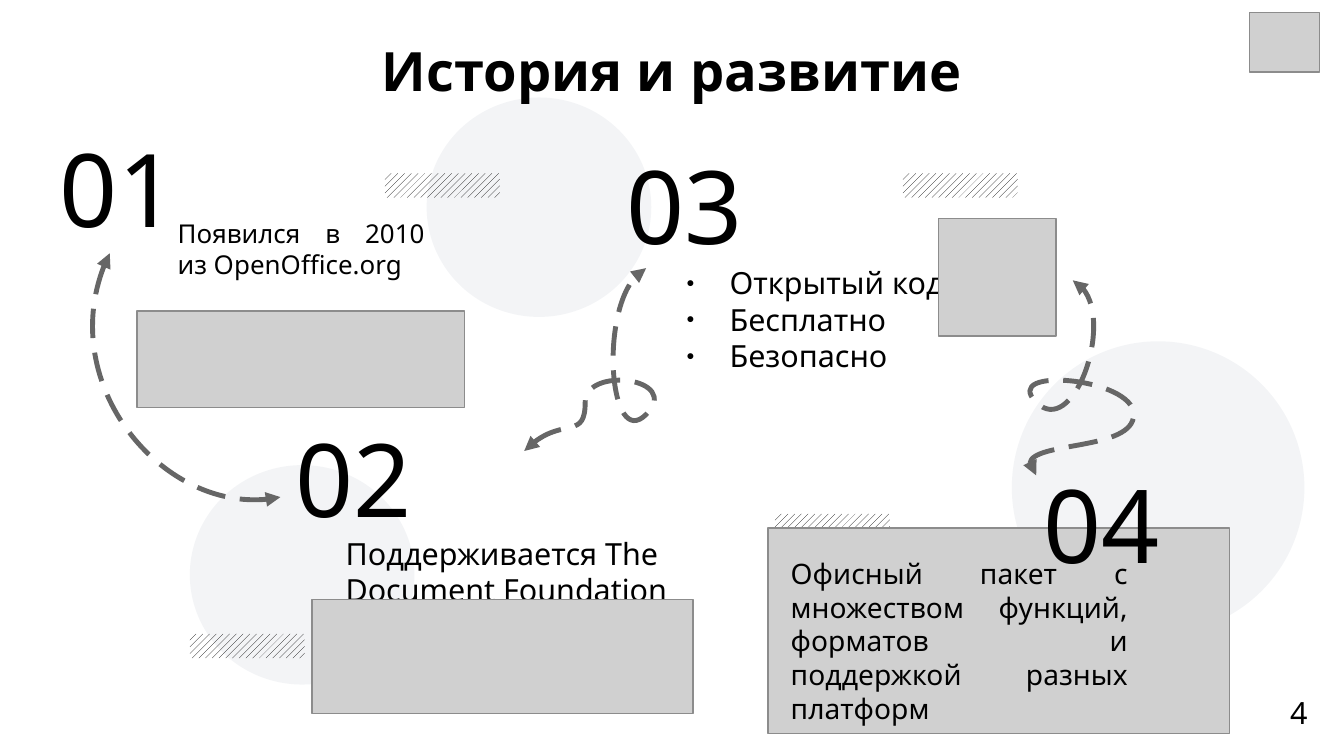
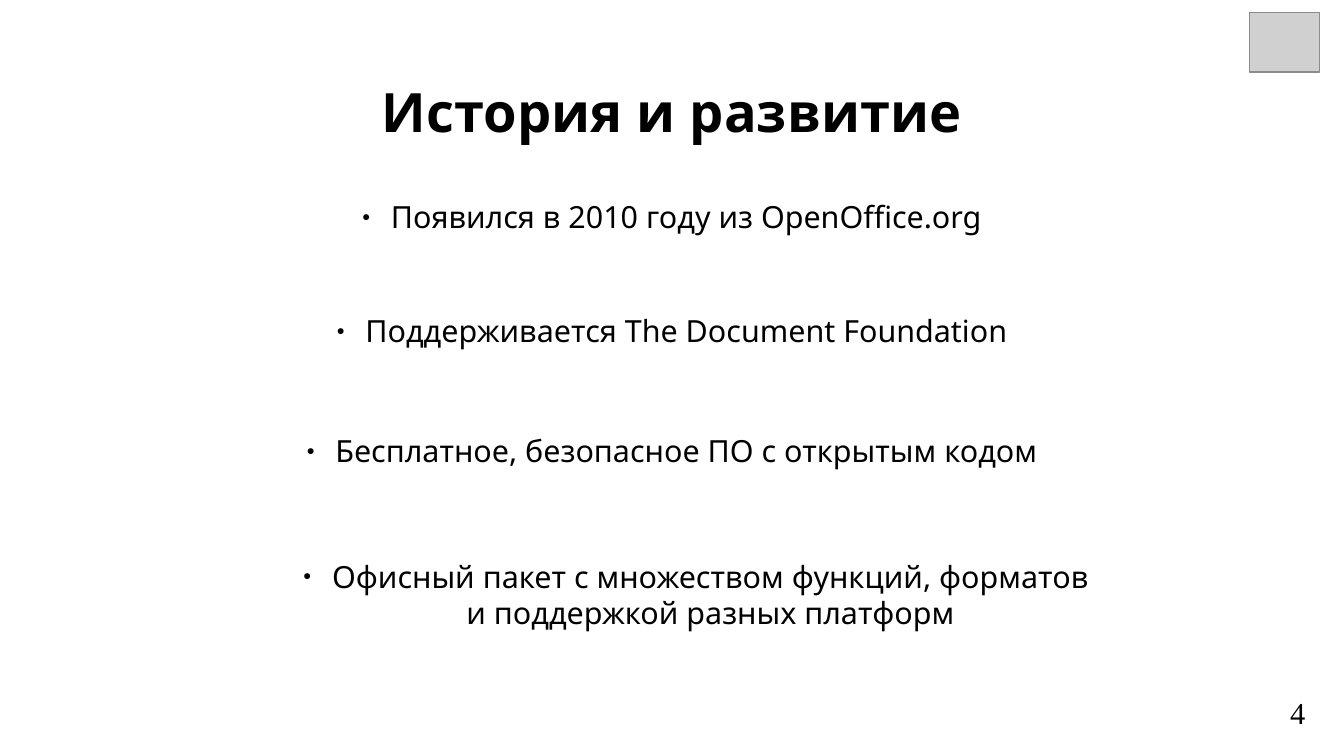
Before and after one commit to Soft-Darkness/df-presentations-2025, a slide deck: slide 4 of 4731204-50002/eremeeva-anna-aleksandrovna/LibreOffice_review.odp. Drawn at 1344x756 pixels with LibreOffice and Linux fonts; fonts in the diff are those of the drawing; grey boxes stand for pictures. Boxes give left, top, right and bottom in pixels: in the first picture for what was removed or moved away, otherwise in the second. Text is boxed around its words. In the diff, an @@ line names an element or a change of style, - is before the commit and + after.

```diff
--- a/4731204-50002/eremeeva-anna-aleksandrovna/LibreOffice_review.odp
+++ b/4731204-50002/eremeeva-anna-aleksandrovna/LibreOffice_review.odp
@@ text "История и развитие": place and size @@
-text "История и развитие" at [382, 52, 961, 104]
+text "История и развитие" at [382, 93, 961, 145]
@@ text "История и развитие" at [382, 93, 961, 145]: vertical alignment middle to top @@
@@ ellipse removed at [427, 98, 651, 317] @@
@@ text removed at [60, 153, 176, 228] @@
-01
@@ rectangle removed at [385, 173, 500, 198] @@
@@ text removed at [627, 170, 743, 270] @@
-03
@@ rectangle removed at [904, 173, 1018, 198] @@
@@ text at [391, 204, 981, 236]: text changed; size 15.3 to 18 pt @@
-Появился в 2010 из OpenOffice.org
+● Появился в 2010 году из OpenOffice.org
@@ picture removed at [939, 218, 1056, 335] @@
@@ freeform shape removed at [94, 254, 281, 500] @@
@@ freeform shape removed at [524, 268, 655, 451] @@
@@ text removed at [730, 266, 944, 368] @@
-● Открытый код
-● Бесплатно
-● Безопасно
@@ freeform shape removed at [1031, 281, 1134, 476] @@
@@ text "Поддерживается The Document Foundation": place and size @@
-text "Поддерживается The Document Foundation" at [346, 542, 667, 600]
+text "Поддерживается The Document Foundation" at [365, 319, 1007, 350]
@@ text "Поддерживается The Document Foundation" at [365, 319, 1007, 350]: alignment left to centre; bullet none to ●; less space between paragraphs @@
@@ picture removed at [137, 311, 463, 407] @@
@@ ellipse removed at [1012, 341, 1305, 634] @@
@@ text removed at [295, 443, 411, 518] @@
-02
@@ text added at [335, 438, 1037, 470], 18 pt, text #000000 @@
+● Бесплатное, безопасное ПО с открытым кодом
@@ ellipse removed at [190, 466, 415, 685] @@
@@ text removed at [1044, 489, 1160, 585] @@
-04
@@ picture removed at [768, 528, 1231, 734] @@
@@ rectangle removed at [776, 515, 890, 539] @@
@@ text "Офисный пакет с множеством функций, ...": place and size @@
-text "Офисный пакет с множеством функций, ..." at [791, 557, 1128, 726]
+text "Офисный пакет с множеством функций, ..." at [332, 565, 1088, 632]
@@ text "Офисный пакет с множеством функций, ..." at [332, 565, 1088, 632]: size 16.6 to 18 pt; alignment justified to centre; bullet none to ●; more space between paragraphs @@
@@ picture removed at [312, 600, 694, 713] @@
@@ rectangle removed at [190, 634, 305, 659] @@
@@ page number at [1290, 704, 1305, 724]: font Noto Sans to Times New Roman @@
```
Also in this commit, not shown: 11 other slides changed, 1 other file.
